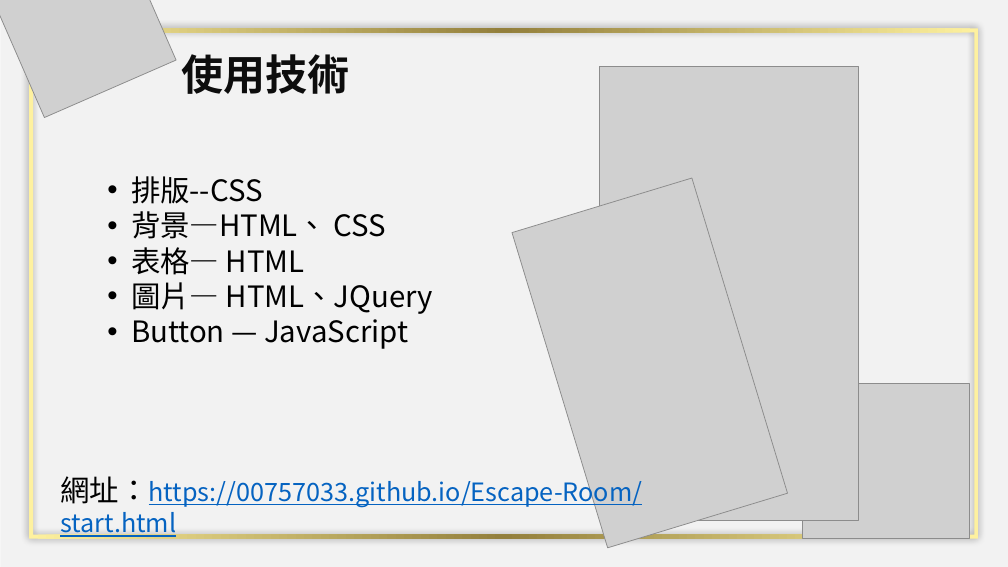
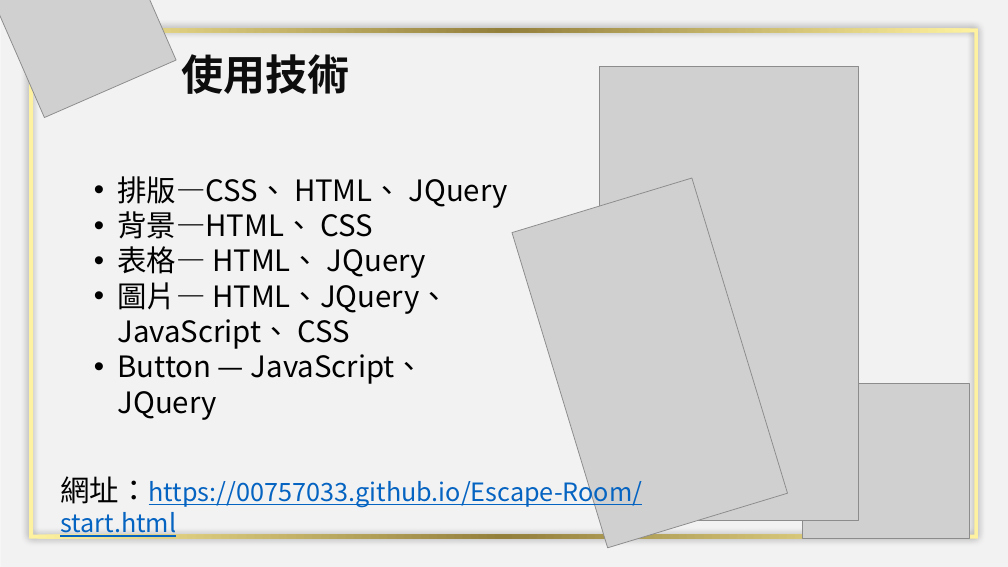
Before and after one commit to 00757033/Escape-Room, a slide deck: slide 4 of 系館密室大逃脫.pptx. Drawn at 1008x567 pixels with LibreOffice and Linux fonts; fonts in the diff are those of the drawing; grey boxes stand for pictures. Boxes give left, top, right and bottom in pixels: in the first picture for what was removed or moved away, otherwise in the second. Text is boxed around its words. In the diff, an @@ line names an element or a change of style, - is before the commit and + after.

Commit message:
12/31

```diff
--- a/系館密室大逃脫.pptx
+++ b/系館密室大逃脫.pptx
@@ text "排版—CSS、 HTML、 JQuery": place and size @@
-text "排版—CSS、 HTML、 JQuery" at [131, 176, 433, 349]
+text "排版—CSS、 HTML、 JQuery" at [118, 176, 508, 384]
@@ text at [118, 176, 508, 208]: text changed @@
-• 排版--CSS
+• 排版—CSS、 HTML、 JQuery
@@ text at [118, 246, 449, 384]: text changed @@
-• 表格— HTML
-• 圖片— HTML、JQuery
-• Button — JavaScript
+• 表格— HTML、 JQuery
+• 圖片— HTML、JQuery、 JavaScript、 CSS
+• Button — JavaScript、 JQuery
```
Also in this commit, not shown: 1 other slide changed.
